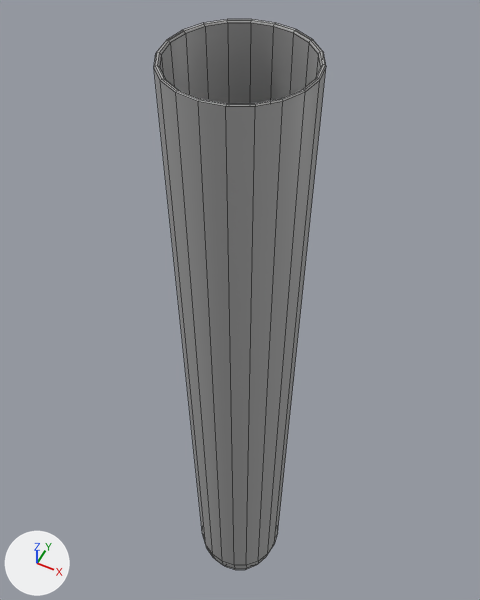
Two versions of the FBX model Reaction Lab/Assets/Models/testTube36ml.fbx, one commit apart.
The view is the same before and after, from a 50 mm camera at (0.0425, -0.0849, 0.2369) aimed at (-0.0084, 0.0168, 0.1097). The lights are fixed; the arrows at lower left show +X, +Y and +Z. Mesh edges are drawn as thin lines. Where no turn or scale is listed for an object, it has been applied to the vertices.

Names of what the first picture shows: 'testTube36ml'.
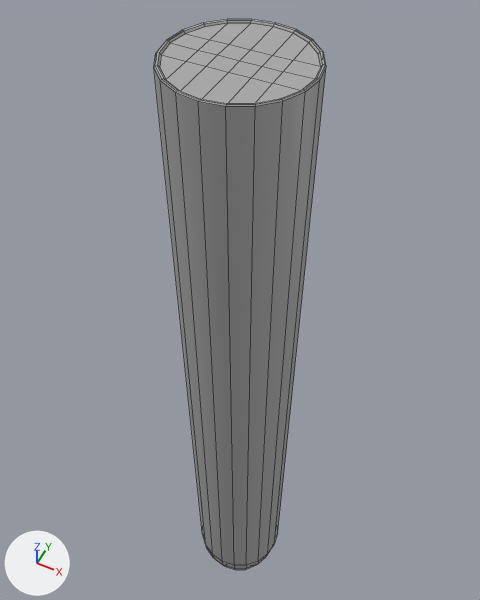
The change, as JSON lines over the scene's bpy script:
```json
{"op": "add", "block": "me_mesh_001", "code": ["me_mesh_001 = bpy.data.meshes.new('Mesh.001')", "me_mesh_001.from_pydata(...)  # 110 vertices, 108 faces; spans x -0.012..0.012, y -0.012..0.012, z 0.001..0.185", "me_mesh_001.materials.append(mat_standardsurface1)  # grey #aaaaaa"]}
{"op": "add", "block": "ob_testtube36mlliquid", "code": ["ob_testtube36mlliquid = bpy.data.objects.new('testTube36mlLiquid', me_mesh_001)", "ob_testtube36mlliquid.location = (0.0, 0.0, 0.0)"]}
```

Boxes (x1, y1, x2, y2) around the edits, measured in the pictures (480 x 600 px):
```json
{"object": "testTube36mlLiquid", "change": "added", "after": [160, 23, 320, 103]}
```
